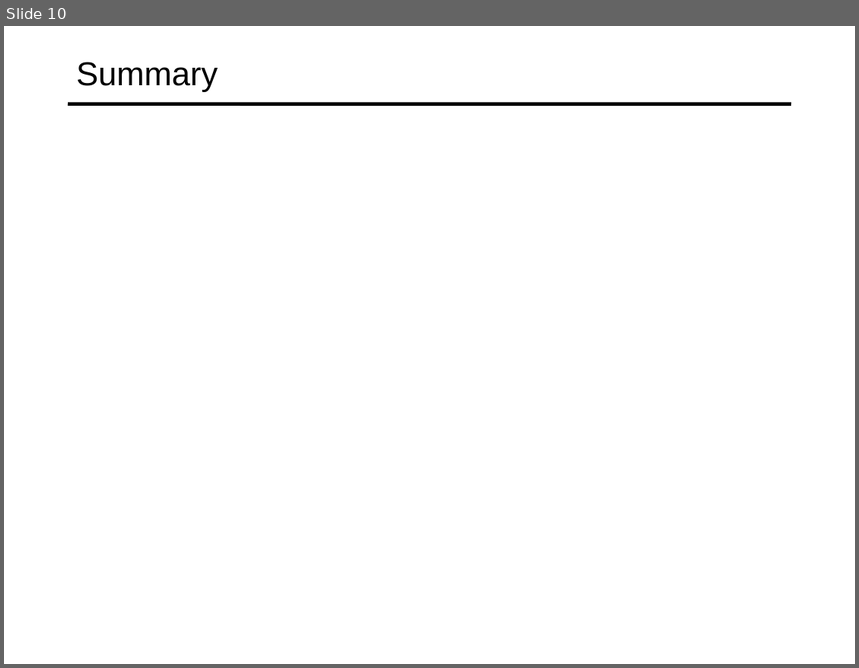
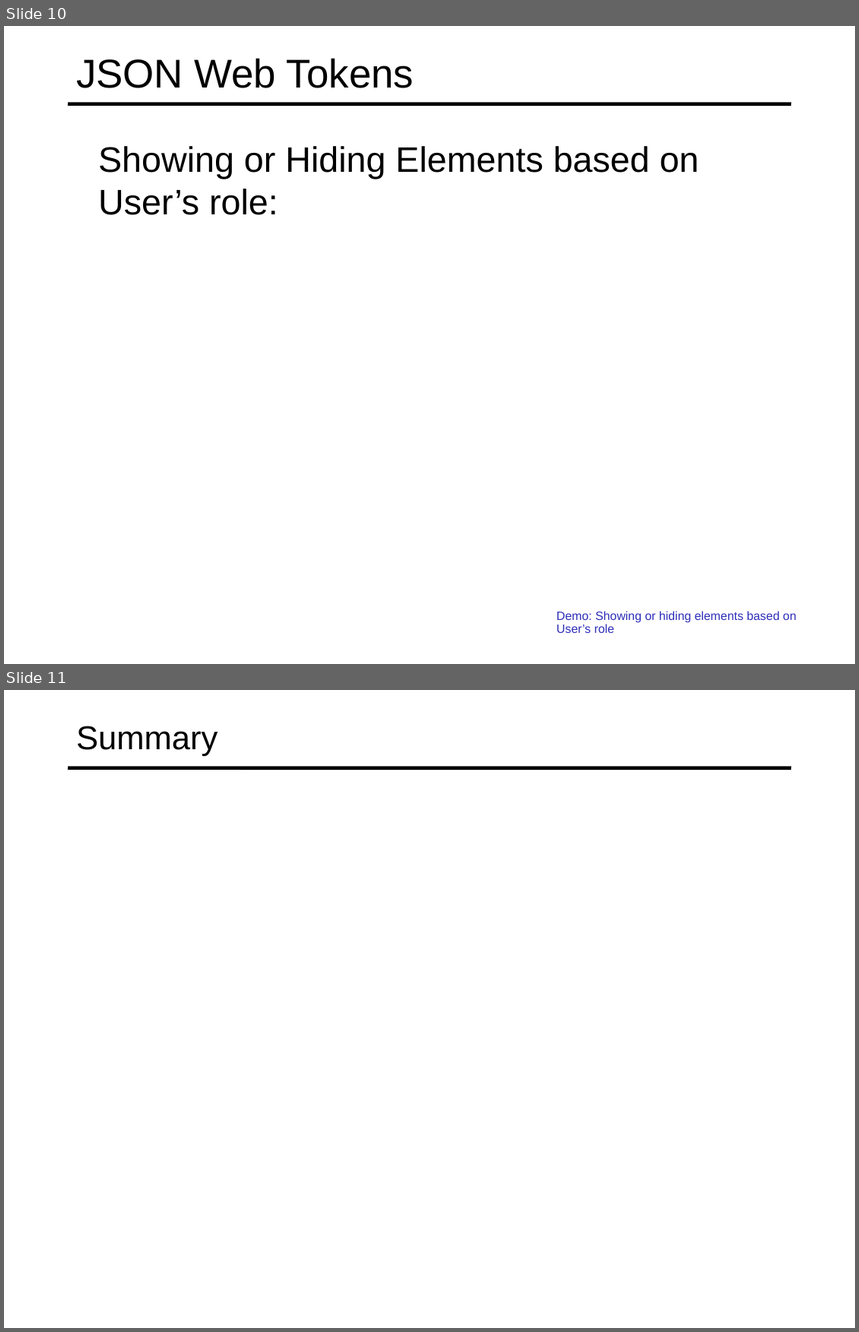
Before and after one commit to specter01wj/Jago_Link_Training, a slide deck: Angular/Angular12/Angular Advanced Course/Essentials/9.Authentication and Authorization/L9_Authentication and Authorization.ppt. Shown one above the other, each under a label of ours: slide 10 before the commit, slides 10 and 11 after it. The pictures are 859x668 and 859x1332 pixels, drawn with LibreOffice and Linux fonts; fonts in the diff are those of the drawing. Boxes give left, top, right and bottom in pixels: in the first picture for what was removed or moved away, otherwise in the second. Text is boxed around its words. In the diff, an @@ line names an element or a change of style, - is before the commit and + after.

```diff
--- a/Angular/Angular12/Angular Advanced Course/Essentials/9.Authentication and Authorization/L9_Authentication and Authorization.ppt
+++ b/Angular/Angular12/Angular Advanced Course/Essentials/9.Authentication and Authorization/L9_Authentication and Authorization.ppt
@@ slide 10 added at (4,26,855,664), background #FFFFFF; not listed: 1 template element that a slide beside it also shows @@
@@ title added at (76,58,414,88), 34 pt, text #000000 @@
+JSON Web Tokens
@@ text added at (98,146,699,215), 30 pt, text #000000 @@
+  Showing or Hiding Elements based on User’s role:
@@ text added at (557,611,797,633), 10.2 pt, text #2D2DB9 @@
+  Demo: Showing or hiding elements based on User’s role
@@ what was slide 10 is now slide 11 @@
```
Also in this commit, not shown: 1 slide changed.
